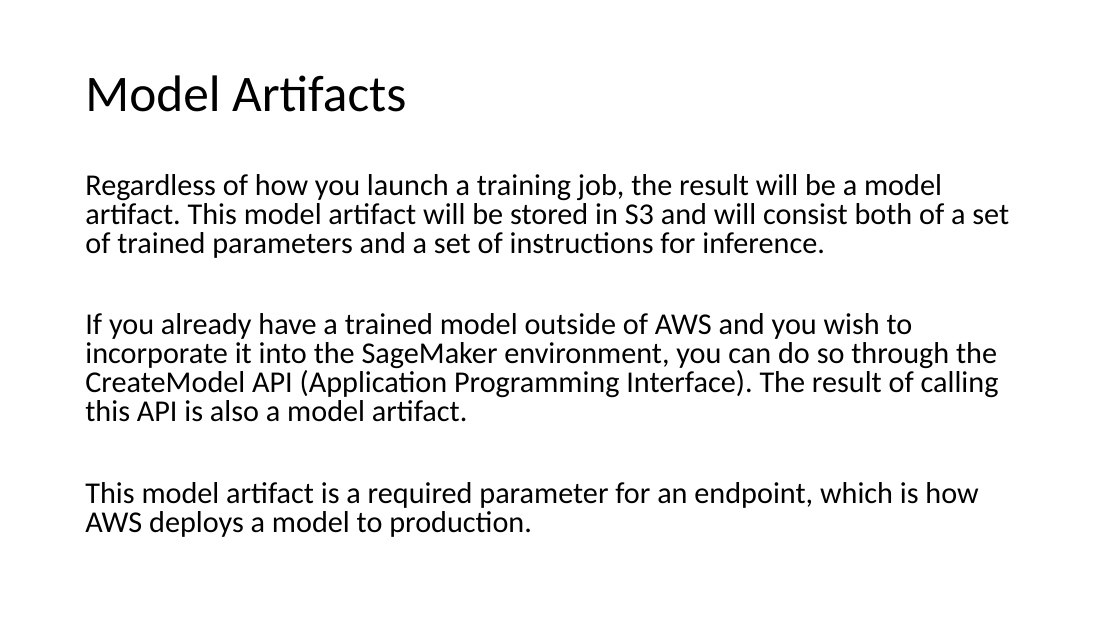
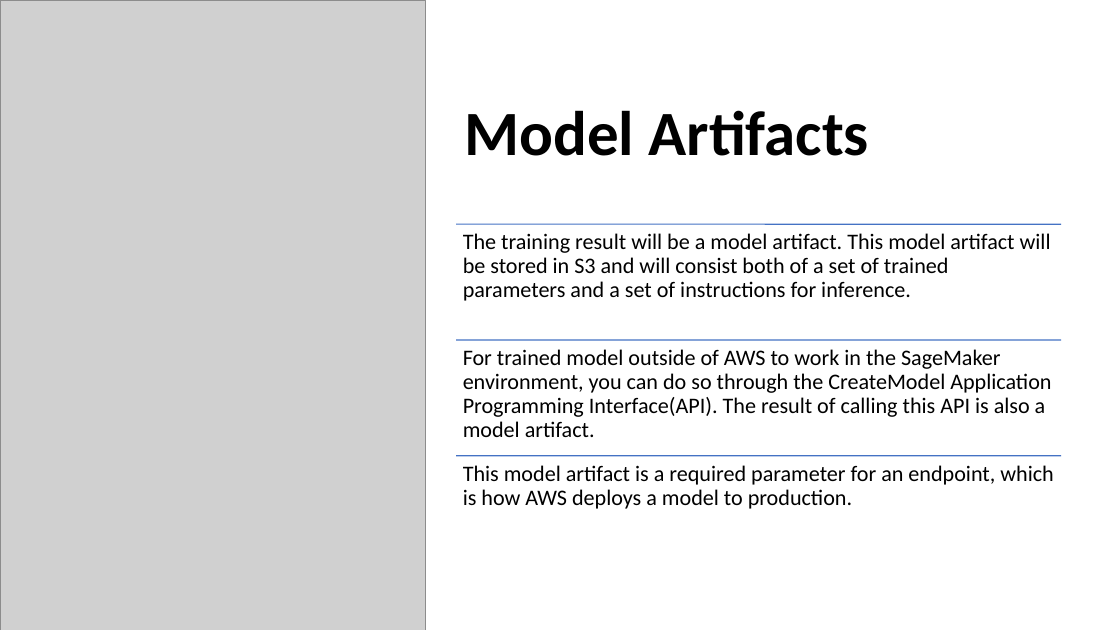
Before and after one commit to shaunkhoo/cloud-foundations, a slide deck: slide 7 of session9/cloud-foundations-sagemaker.pptx. Drawn at 1120x630 pixels with LibreOffice and Linux fonts; fonts in the diff are those of the drawing; grey boxes stand for pictures. Boxes give left, top, right and bottom in pixels: in the first picture for what was removed or moved away, otherwise in the second. Text is boxed around its words. In the diff, an @@ line names an element or a change of style, - is before the commit and + after.

```diff
--- a/session9/cloud-foundations-sagemaker.pptx
+++ b/session9/cloud-foundations-sagemaker.pptx
@@ picture added at (x1=0, y1=0, x2=426, y2=630) @@
@@ title "Model Artifacts" moved from (x1=85, y1=75, x2=406, y2=112) to (x1=465, y1=110, x2=869, y2=156) @@
@@ title "Model Artifacts" at (x1=465, y1=110, x2=869, y2=156): size 44 to 54 pt, bold on @@
@@ text removed at (x1=85, y1=174, x2=1009, y2=537) @@
-Regardless of how you launch a training job, the result will be a model artifact. This model artifact will be stored in S3 and will consist both of a set of trained parameters and a set of instructions for inference.
-If you already have a trained model outside of AWS and you wish to incorporate it into the SageMaker environment, you can do so through the CreateModel API (Application Programming Interface). The result of calling this API is also a model artifact.
-This model artifact is a required parameter for an endpoint, which is how AWS deploys a model to production.
@@ group added at (x1=456, y1=224, x2=1061, y2=509): 3 lines, 3 texts @@
+The training result will be a model artifact. This model artifact will be stored in S3 and will consist both of a set of trained parameters and a set of instructions for inference.
+For trained model outside of AWS to work in the SageMaker environment, you can do so through the CreateModel Application Programming Interface(API). The result of calling this API is also a model artifact.
+This model artifact is a required parameter for an endpoint, which is how AWS deploys a model to production.
```
Also in this commit, not shown: 12 other slides changed, 3 slides added, 4 slides removed, 3 other files.
